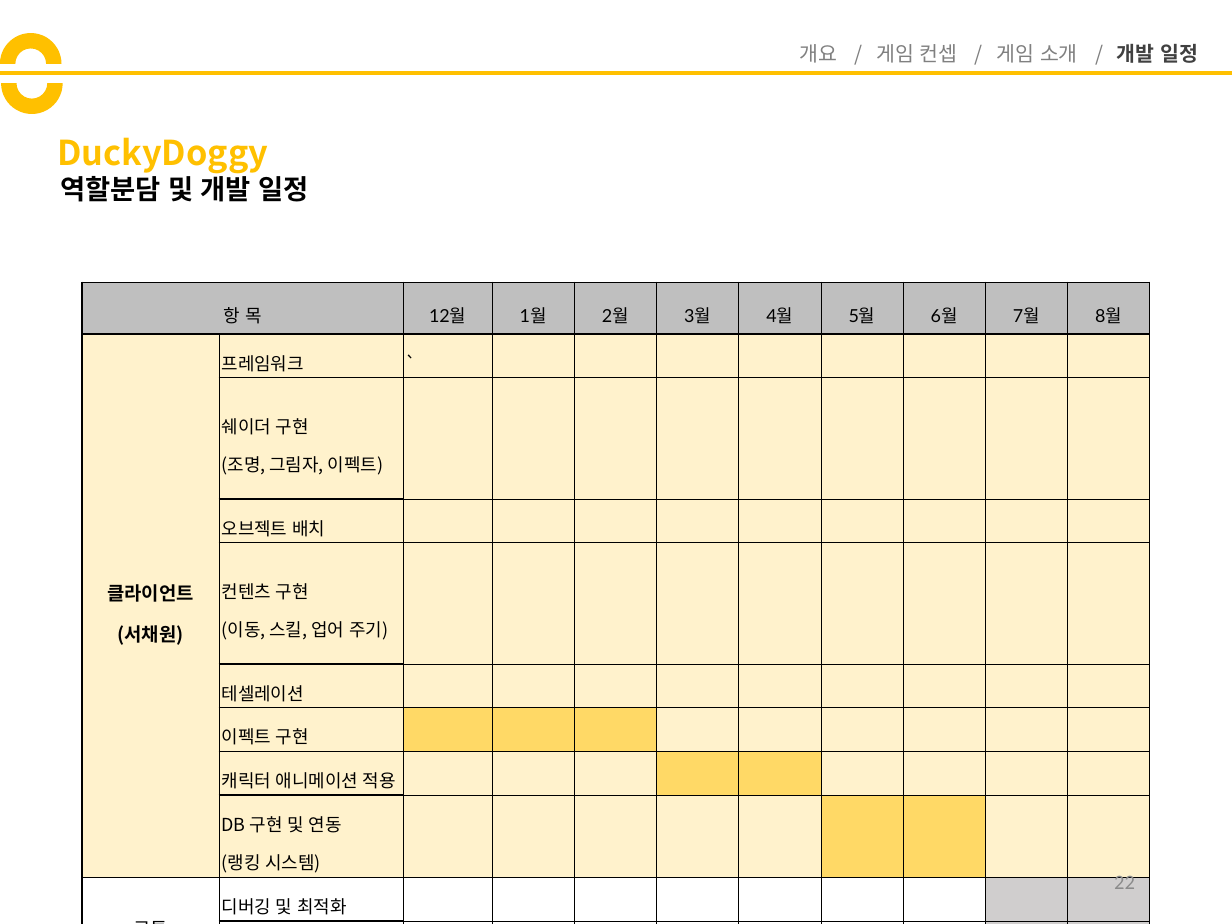
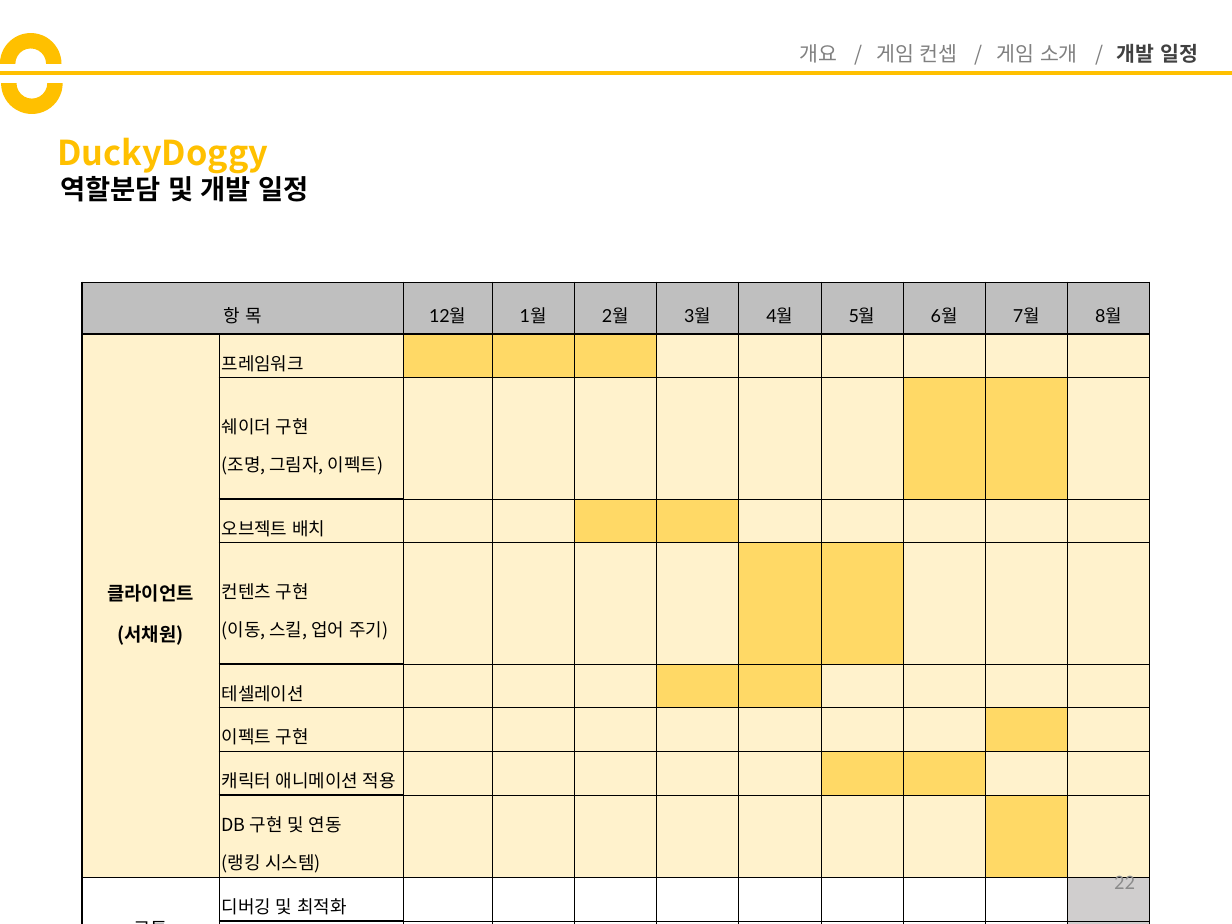
Before and after one commit to codnsj81/HuffAndPuff, a slide deck: slide 22 of 기획 문서/DuckyDoggy_기획서.pptx. Drawn at 1232x924 pixels with LibreOffice and Linux fonts; fonts in the diff are those of the drawing. Boxes give left, top, right and bottom in pixels: in the first picture for what was removed or moved away, otherwise in the second. Text is boxed around its words. In the diff, an @@ line names an element or a change of style, - is before the commit and + after.

```diff
--- a/기획 문서/DuckyDoggy_기획서.pptx
+++ b/기획 문서/DuckyDoggy_기획서.pptx
@@ table at bbox=[83, 282, 1152, 919] @@
-row 2, column 3: `
+row 2, column 3: 
@@ fill #FFF2CC to #FFD966 in 15 cells @@
@@ fill #FFD966 to #FFF2CC in 7 cells @@
@@ fill #D0CECE to #FFFFFF in 2 cells @@
```
Also in this commit, not shown: 5 other slides changed, 1 slide added.
